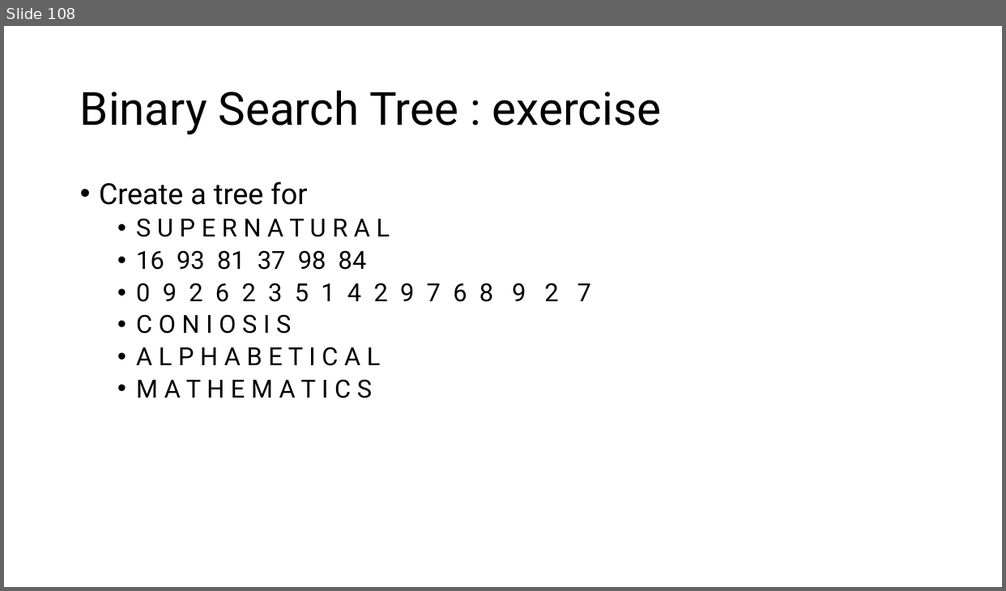
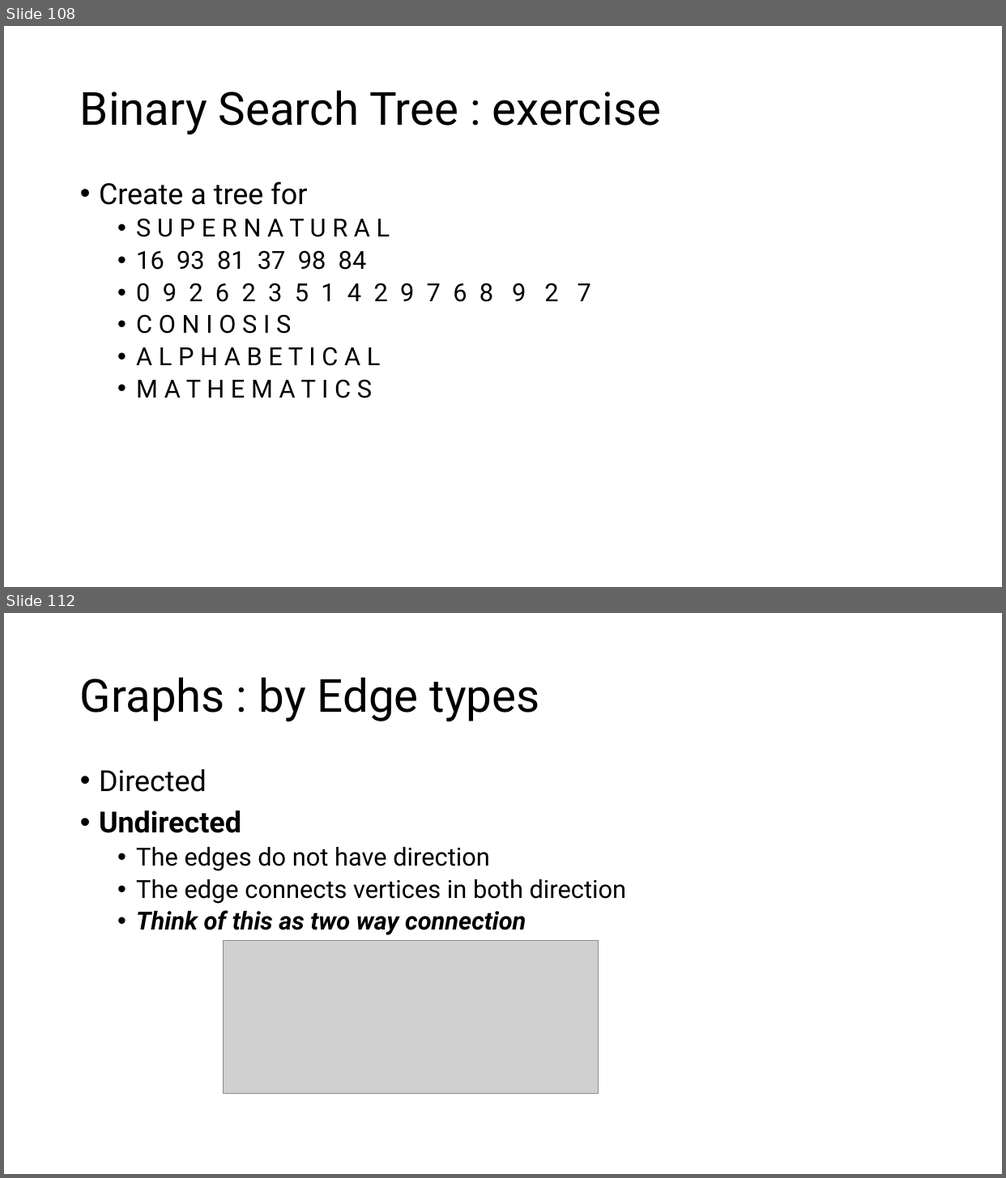
Before and after one commit to MoklaEducation/ems_winter_2025_acsl101, a slide deck: all/ExploringCSConceptsViaACSLCompetitions_all.pptx. Shown one above the other, each under a label of ours: slide 108 before the commit, slides 108 and 112 after it; the slides between them are not shown. The pictures are 1006x591 and 1006x1178 pixels, drawn with LibreOffice and Linux fonts; fonts in the diff are those of the drawing; grey boxes stand for pictures. Boxes give left, top, right and bottom in pixels: in the first picture for what was removed or moved away, otherwise in the second. Text is boxed around its words. In the diff, an @@ line names an element or a change of style, - is before the commit and + after.

Commit message:
Graph

```diff
--- a/all/ExploringCSConceptsViaACSLCompetitions_all.pptx
+++ b/all/ExploringCSConceptsViaACSLCompetitions_all.pptx
@@ slide 112 added at (4, 613, 1002, 1174), background #FFFFFF @@
@@ title added at (80, 677, 540, 722), 44 pt, text #000000 @@
+Graphs : by Edge types
@@ text added at (99, 769, 627, 935), 24 pt, text #000000 @@
+• Directed
+• Undirected
+  • The edges do not have direction
+  • The edge connects vertices in both direction
+  • Think of this as two way connection
@@ picture added at (224, 941, 599, 1094) @@
```
Also in this commit, not shown: 5 other slides added, 2 other files.
